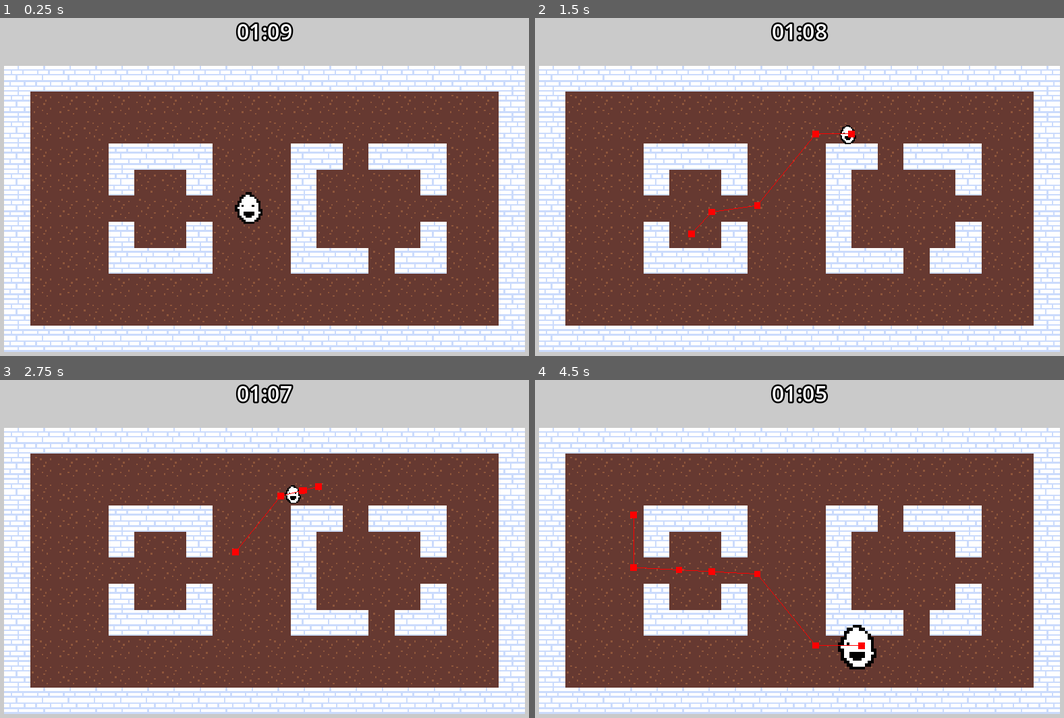
Above: before the commit, frames 1-4 (two rows, left to right).
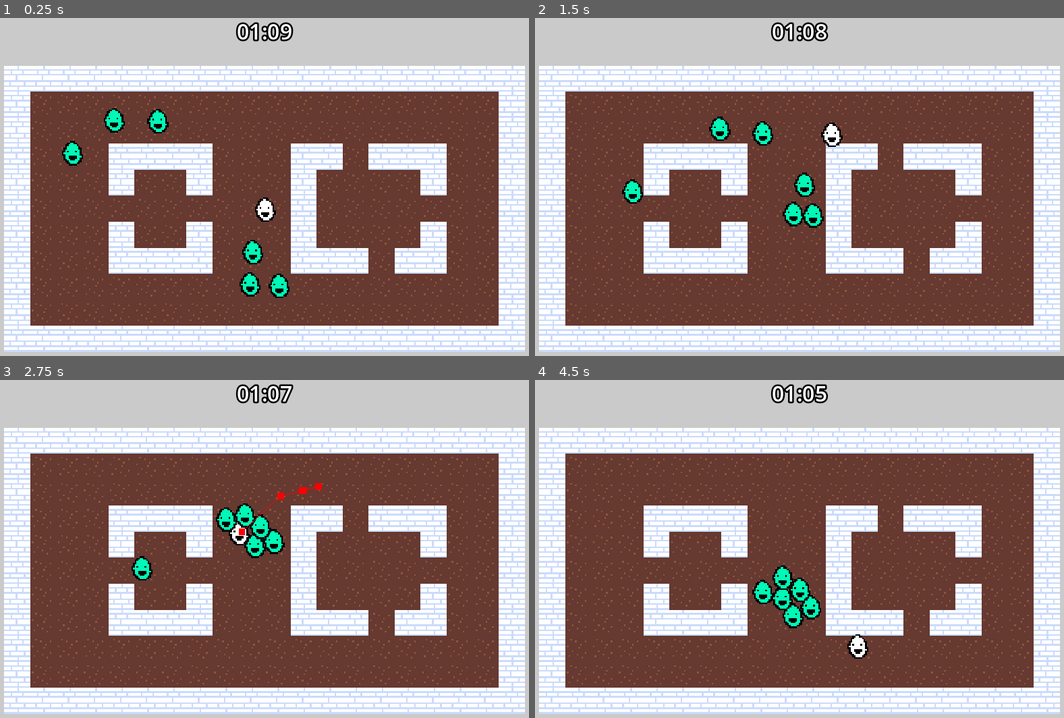
Above: after the commit, the same moments.

Repository: ratkingsminion/mmvr-godot-course
Game: Godot game, scene res://game.tscn
The game is run twice, just before and just after one commit, with the same random seed, the same clock (stepped at 60 frames per second) and the same inputs.
Inputs (mouse positions are in pixels of both pictures, inside the frame that each line leads up to):
- Up to frame 1 (0.25 s): no input
- Up to frame 2 (1.5 s): move the mouse to (915, 193) at 0.52 s; click (915, 193) at 0.67 s; move the mouse to (693, 234) at 1.27 s; click (693, 234) at 1.42 s
- Up to frame 3 (2.75 s): move the mouse to (317, 488) at 2.02 s; click (317, 488) at 2.17 s
- Up to frame 4 (4.5 s): move the mouse to (773, 657) at 2.77 s; click (773, 657) at 2.92 s; move the mouse to (963, 636) at 3.52 s; click (963, 636) at 3.67 s; move the mouse to (635, 515) at 4.27 s; click (635, 515) at 4.42 s

The runs differ from the first frame. In frame 1, 1.8% of the frame differs, in the area x 6-100%, y 26-83%; in frame 2, 1.8%; in frame 3, 1.6%; in frame 4, 2.1%, in the area x 6-100%, y 33-86%.

Commit message:
zombie shooter: zombies added

Diff:
--- a/ss25-zombie-shooter/game.tscn
+++ b/ss25-zombie-shooter/game.tscn
@@ -1,9 +1,10 @@
-[gd_scene load_steps=9 format=4 uid="uid://drqeqqqsfufmd"]
+[gd_scene load_steps=10 format=4 uid="uid://drqeqqqsfufmd"]
 
 [ext_resource type="TileSet" uid="uid://c211j13hiwf8h" path="res://tiles.tres" id="1_80nbo"]
 [ext_resource type="Script" uid="uid://c4ofv6faxx545" path="res://scripts/game.gd" id="1_feb5d"]
 [ext_resource type="PackedScene" uid="uid://ct6niinrrlc1r" path="res://scenes/player.tscn" id="2_e2o6t"]
 [ext_resource type="Script" uid="uid://whkx1vmdih30" path="res://scripts/ui.gd" id="4_fc0e3"]
+[ext_resource type="PackedScene" uid="uid://sdexwa2p1xjd" path="res://scenes/zombie.tscn" id="5_7jktm"]
 
 [sub_resource type="NavigationPolygon" id="NavigationPolygon_e2o6t"]
 vertices = PackedVector2Array(330, 186, 54, 186, 166, 166, 202, 166, 90, 166, 310, 118, 310, 74, 330, 54, 166, 118, 166 …(296 unchanged characters)…
@@ -36,6 +37,7 @@
 autostart = true
 
 [node name="NavigationRegion2D" type="NavigationRegion2D" parent="."]
+position = Vector2(164, 130)
 navigation_polygon = SubResource("NavigationPolygon_e2o6t")
 
 [node name="TileMapLayer" type="TileMapLayer" parent="NavigationRegion2D"]
@@ -43,7 +45,7 @@
 tile_set = ExtResource("1_80nbo")
 
 [node name="Player CharacterBody2D" parent="." instance=ExtResource("2_e2o6t")]
-position = Vector2(183, 119)
+position = Vector2(357, 250)
 
 [node name="Line2D" type="Line2D" parent="."]
 visible = false
@@ -53,7 +55,7 @@
 script = SubResource("GDScript_fc0e3")
 
 [node name="Camera2D" type="Camera2D" parent="."]
-position = Vector2(192, 123)
+position = Vector2(356, 253)
 zoom = Vector2(2.41, 2.41)
 
 [node name="UI" type="CanvasLayer" parent="."]
@@ -74,3 +76,21 @@
 theme_override_constants/outline_size = 10
 theme_override_font_sizes/font_size = 32
 text = "00:00:00"
+
+[node name="Zombie CharacterBody2D" parent="." instance=ExtResource("5_7jktm")]
+position = Vector2(346, 304)
+
+[node name="Zombie CharacterBody2D2" parent="." instance=ExtResource("5_7jktm")]
+position = Vector2(367, 305)
+
+[node name="Zombie CharacterBody2D3" parent="." instance=ExtResource("5_7jktm")]
+position = Vector2(347, 284)
+
+[node name="Zombie CharacterBody2D4" parent="." instance=ExtResource("5_7jktm")]
+position = Vector2(235, 208)
+
+[node name="Zombie CharacterBody2D5" parent="." instance=ExtResource("5_7jktm")]
+position = Vector2(256, 194)
+
+[node name="Zombie CharacterBody2D6" parent="." instance=ExtResource("5_7jktm")]
+position = Vector2(283, 194)
--- a/ss25-zombie-shooter/scenes/player.tscn
+++ b/ss25-zombie-shooter/scenes/player.tscn
@@ -1,8 +1,8 @@
 [gd_scene load_steps=5 format=3 uid="uid://ct6niinrrlc1r"]
 
 [ext_resource type="Texture2D" uid="uid://k7munw0bnxgb" path="res://gfx/player.png" id="1_3vyb7"]
-[ext_resource type="Script" uid="uid://dwbipppscrmk8" path="res://scripts/player.gd" id="1_g2els"]
-[ext_resource type="Script" uid="uid://d1sdfacv4qulf" path="res://scripts/sprite_scaler.gd" id="3_qhqgy"]
+[ext_resource type="Script" uid="uid://dwbipppscrmk8" path="res://scripts/creature.gd" id="1_g2els"]
+[ext_resource type="Script" uid="uid://dny2kusv46hln" path="res://scripts/player_input.gd" id="2_dqkch"]
 
 [sub_resource type="CircleShape2D" id="CircleShape2D_80nbo"]
 radius = 6.0
@@ -10,6 +10,11 @@
 [node name="Player CharacterBody2D" type="CharacterBody2D"]
 motion_mode = 1
 script = ExtResource("1_g2els")
+move_speed = 80.0
+
+[node name="InputComponent" type="Node" parent="." node_paths=PackedStringArray("agent")]
+script = ExtResource("2_dqkch")
+agent = NodePath("../NavigationAgent2D")
 
 [node name="NavigationAgent2D" type="NavigationAgent2D" parent="."]
 path_desired_distance = 5.0
@@ -18,7 +23,6 @@
 
 [node name="Sprite2D" type="Sprite2D" parent="."]
 texture = ExtResource("1_3vyb7")
-script = ExtResource("3_qhqgy")
 
 [node name="CollisionShape2D" type="CollisionShape2D" parent="."]
 shape = SubResource("CircleShape2D_80nbo")
--- /dev/null
+++ b/ss25-zombie-shooter/scenes/zombie.tscn
@@ -0,0 +1,31 @@
+[gd_scene load_steps=5 format=3 uid="uid://sdexwa2p1xjd"]
+
+[ext_resource type="Script" uid="uid://dwbipppscrmk8" path="res://scripts/creature.gd" id="1_xepks"]
+[ext_resource type="Script" uid="uid://kmaxxmtdub2s" path="res://scripts/zombie_ai.gd" id="2_xepks"]
+[ext_resource type="Texture2D" uid="uid://k7munw0bnxgb" path="res://gfx/player.png" id="3_ycv6i"]
+
+[sub_resource type="CircleShape2D" id="CircleShape2D_80nbo"]
+radius = 6.0
+
+[node name="Zombie CharacterBody2D" type="CharacterBody2D"]
+modulate = Color(2.31028e-06, 0.977046, 0.714795, 1)
+motion_mode = 1
+script = ExtResource("1_xepks")
+move_speed = 35.0
+
+[node name="AiComponent" type="Node" parent="." node_paths=PackedStringArray("agent")]
+script = ExtResource("2_xepks")
+agent = NodePath("../NavigationAgent2D")
+
+[node name="NavigationAgent2D" type="NavigationAgent2D" parent="."]
+path_desired_distance = 5.0
+target_desired_distance = 5.0
+avoidance_enabled = true
+avoidance_priority = 0.5
+debug_enabled = true
+
+[node name="Sprite2D" type="Sprite2D" parent="."]
+texture = ExtResource("3_ycv6i")
+
+[node name="CollisionShape2D" type="CollisionShape2D" parent="."]
+shape = SubResource("CircleShape2D_80nbo")
--- a/ss25-zombie-shooter/scripts/player.gd
+++ b/ss25-zombie-shooter/scripts/creature.gd
@@ -1,16 +1,14 @@
 extends CharacterBody2D
+
+@export var move_speed := 100.0
 
 @onready var agent: NavigationAgent2D = $NavigationAgent2D
 
 func _physics_process(delta: float) -> void:
-	var mp := get_viewport().get_mouse_position()
-	if Input.is_mouse_button_pressed(MOUSE_BUTTON_LEFT):
-		agent.target_position = Game.instance.screen_to_world(mp)
-
 	var next_pos := agent.get_next_path_position()
 	var dir := next_pos - position
 	if dir:
-		velocity = dir.normalized() * 100.0
+		velocity = dir.normalized() * move_speed
 	else:
 		velocity = Vector2.ZERO
 
--- a/ss25-zombie-shooter/scripts/game.gd
+++ b/ss25-zombie-shooter/scripts/game.gd
@@ -5,6 +5,7 @@
 
 @onready var cam: Camera2D = $Camera2D
 @onready var timer: Timer = $Timer
+@onready var player: CharacterBody2D = $"Player CharacterBody2D"
 
 func _enter_tree() -> void:
 	instance = self
--- /dev/null
+++ b/ss25-zombie-shooter/scripts/player_input.gd
@@ -0,0 +1,8 @@
+extends Node
+
+@export var agent: NavigationAgent2D
+
+func _physics_process(delta: float) -> void:
+	var mp := get_viewport().get_mouse_position()
+	if Input.is_mouse_button_pressed(MOUSE_BUTTON_LEFT):
+		agent.target_position = Game.instance.screen_to_world(mp)
--- /dev/null
+++ b/ss25-zombie-shooter/scripts/zombie_ai.gd
@@ -0,0 +1,8 @@
+extends Node
+
+@export var agent: NavigationAgent2D
+
+func _physics_process(delta: float) -> void:
+	var target_position: Vector2
+	target_position = Game.instance.player.position
+	agent.target_position = target_position
Renamed: ss25-zombie-shooter/scripts/player.gd.uid -> ss25-zombie-shooter/scripts/creature.gd.uid
Not shown, added: ss25-zombie-shooter/scripts/player_input.gd.uid
Not shown, added: ss25-zombie-shooter/scripts/zombie_ai.gd.uid
